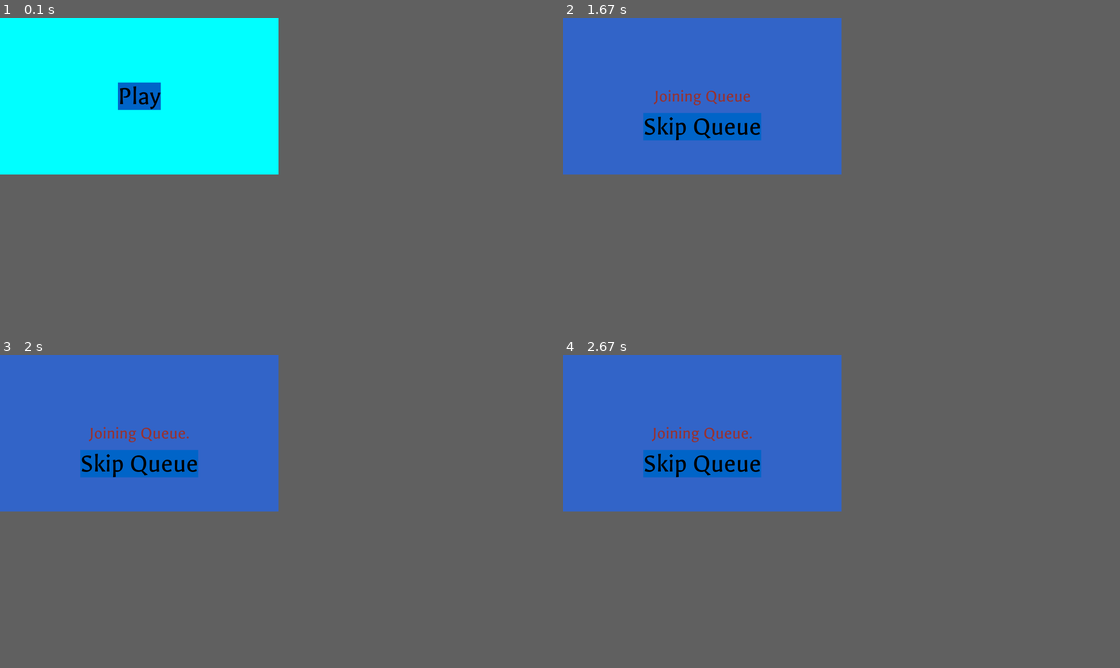
Above: before the commit, frames 1-4 (two rows, left to right).
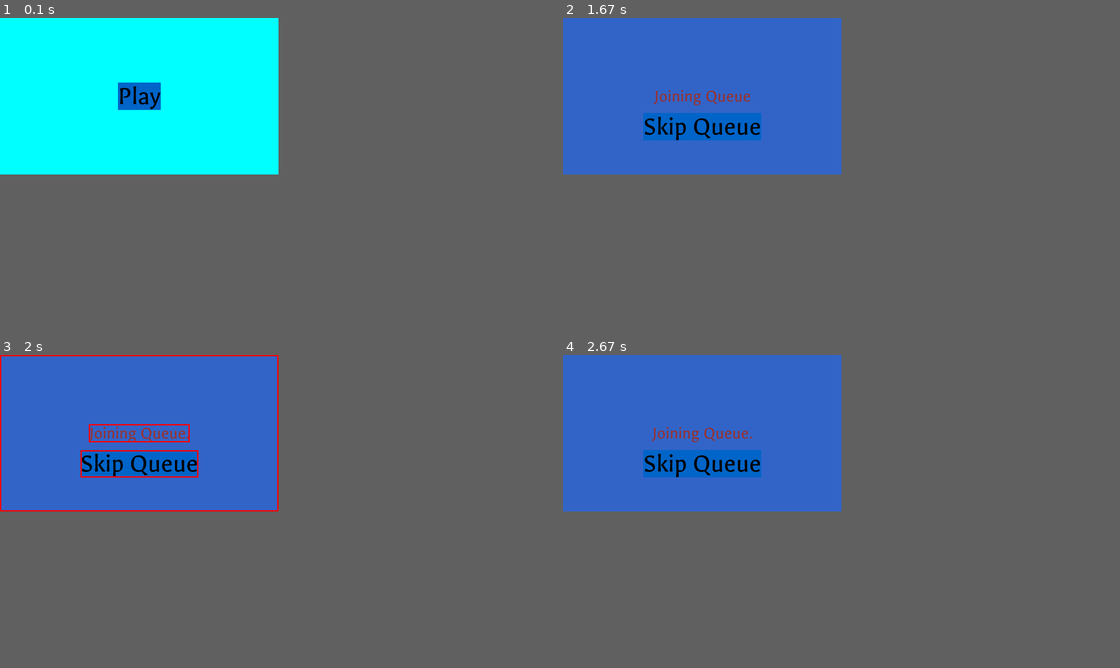
Above: after the commit, the same moments.

Repository: lightopa/Aiopa-Battles
Game: pygame game, started from run.py
Two runs of this game, one before a commit and one after it. Both use one fixed random seed, a clock stepped at 60 frames per second and the inputs below.
Inputs (mouse positions are in pixels of both pictures, inside the frame that each line leads up to):
- Up to frame 1 (0.1 s): no input
- Up to frame 2 (1.67 s): hold F11 0.33-0.8 s; move the mouse to (691, 102) at 0.37 s; press the mouse at (841, 174) at 0.87 s; move the mouse to (869, 212) at 0.97 s; release the mouse at (891, 252) at 1.1 s; hold F11 1.17-1.63 s
- Up to frame 3 (2 s): hold R from 1.67 s (still down); move the mouse to (172, 426) at 1.7 s
- Up to frame 4 (2.67 s): release R at 2.13 s; tap F11 at 2.17 s; hold F11 from 2.5 s (still down)

Frames 1-2 are identical in both runs. In frame 3, 1.0% of the frame differs, in the area x 0-50%, y 0-50%; in frame 4, nothing differs.

Commit message:
Massively improved performance.
Only portions of the display that were edited are updated. All images
are converted. The game is now profiled, and the profile output is saved
in 'logs/Calltime Dump'. A new file named 'renderer' contains the
display refresh function and the display changelist function. Average
FPS in fullscreen mode is now 60.

Diff:
--- a/gameItems.py
+++ b/gameItems.py
@@ -1,6 +1,7 @@
 import pygame as py
 import variables as v
 import random
+from renderer import *
 
 class SpriteSheet(object):
     """ Class used to grab images out of a sprite sheet. """
@@ -58,7 +59,7 @@
         self.rimage = self.image
 
     def draw(self):
-        v.screen.blit(self.rimage, self.rect)
+        change(v.screen.blit(self.rimage, self.rect))
 
     def update(self):
         if self.rect.collidepoint(v.mouse_pos):
@@ -108,10 +109,10 @@
         self.order = order
         self.size = (770, 1105)
         self.image = py.Surface(self.size)
-        icon = py.image.load("assets/images/cards/" + cardClass.name + ".png")
+        icon = py.image.load("assets/images/cards/" + cardClass.name + ".png").convert()
         #icon = py.transform.scale(icon, (97, 63))
         self.image.blit(icon, (80, 170)) #13 28
-        self.blank = py.image.load("assets/images/cards/blank_minion.png")
+        self.blank = py.image.load("assets/images/cards/blank_minion.png").convert_alpha()
         #self.blank = py.transform.smoothscale(self.blank, (self.size[0], self.size[1]))
         self.image.blit(self.blank, (0, 0))
 
@@ -159,7 +160,7 @@
         self.rect = py.Rect((0, 0), (155, 220))
         self.rect.center = (415 + self.order * 20, 630)
 
-        self.arrow = py.image.load("assets/images/arrow.png")
+        self.arrow = py.image.load("assets/images/arrow.png").convert_alpha()
         self.arrow = py.transform.scale(self.arrow, (100, 100))
 
         self.rarrow = None
@@ -168,11 +169,12 @@
 
     def draw(self):
         if self.rarrow != None:
-            v.screen.blit(self.rarrow, self.arrowRect)
-        v.screen.blit(self.rimage, self.rect)
+            change(v.screen.blit(self.rarrow, self.arrowRect))
+        change(v.screen.blit(self.rimage, self.rect))
 
 
     def update(self):
+        change(self.rect)
         if self.rect.collidepoint(v.mouse_pos):
             self.hovered = True
         else:
@@ -249,23 +251,13 @@
                 self.rarrow = None
         self.draw()
 
-class fps(py.sprite.Sprite):
-
-    def __init__(self):
-        super().__init__()
-        self.pos = (640, 20)
-        self.font = py.font.Font(None, int(30))
-    def update(self):
-        self.label = self.font.render(str(int(v.clock.get_fps())), 1, (255, 0, 0))
-        v.screen.blit(self.label, self.pos)
-
 class castle(py.sprite.Sprite):
 
     def __init__(self, friendly):
         super().__init__()
         self.friendly = friendly
         self.rect = py.Rect(0, 0, 300, 300)
-        self.image = py.image.load("assets/images/castle.png")
+        self.image = py.image.load("assets/images/castle.png").convert_alpha()
         self.image = py.transform.scale(self.image, self.rect.size)
         if self.friendly:
             self.rect.center = (180, 280)
@@ -275,7 +267,7 @@
 
 
     def draw(self):
-        v.screen.blit(self.image, self.rect)
+        change(v.screen.blit(self.image, self.rect))
 
     def update(self):
         v.screen.blit(self.image, self.rect)
--- a/guiItems.py
+++ b/guiItems.py
@@ -2,6 +2,7 @@
 import variables as v
 import menuItems
 import gameItems
+from renderer import *
 
 class blackFade(py.sprite.Sprite):
     def __init__(self, limit=255, rate=6, gradient=False):
@@ -18,17 +19,30 @@
         v.screen.blit(self.image, (0, 0))
 
     def fadeIn(self):
-        if self.alpha <= self.limit:
+        if self.alpha < self.limit:
             self.alpha += self.rate
+            change(py.Rect(0, 0, 1280, 720))
         if self.alpha > self.limit:
             self.alpha = self.limit
         self.draw()
     def fadeOut(self):
         if self.alpha > 0:
             self.alpha -= self.rate
+            change(py.Rect(0, 0, 1280, 720))
         if self.alpha < 0:
             self.alpha = 0
         self.draw()
+
+
+class fps(py.sprite.Sprite):
+    def __init__(self):
+        super().__init__()
+        self.pos = (640, 20)
+        self.font = py.font.Font(None, int(30))
+    def update(self):
+        self.label = self.font.render(str(round(v.clock.get_fps())), 1, (255, 0, 0))
+        change(v.screen.blit(self.label, self.pos))
+
 
 class coinScreen(py.sprite.Sprite):
     def __init__(self):
@@ -73,7 +87,7 @@
             self.coinIndex += 0.5 - (self.coinSlow / 60)
             self.coinWait += 1
         ci = py.transform.scale(self.coinImages[int(self.coinIndex)], (150, 150))
-        v.screen.blit(ci, (640 - ci.get_rect().width/2, 180 - ci.get_rect().height/2))
+
 
         if v.gameStarter != None and self.coinWait >= 75:
             if self.coinSlow < 25:
@@ -81,11 +95,12 @@
         if self.coinSlow >= 25 and int(self.coinIndex) == ti:
             self._joined()
 
-
+        if self.state == "in":
+            change(v.screen.blit(ci, (640 - ci.get_rect().width/2, 180 - ci.get_rect().height/2)))
         if self.joined and self.state == "in":
-            v.screen.blit(self.text, (640 - self.text.get_rect().width/2, 300 - self.text.get_rect().height/2))
+            change(v.screen.blit(self.text, (640 - self.text.get_rect().width/2, 300 - self.text.get_rect().height/2)))
             if self.miniText != None:
-                v.screen.blit(self.miniText, (640 - self.miniText.get_rect().width/2, 350 - self.miniText.get_rect().height/2))
+                change(v.screen.blit(self.miniText, (640 - self.miniText.get_rect().width/2, 350 - self.miniText.get_rect().height/2)))
 
             self.button.update()
             if self.button.pressed():
--- a/menuItems.py
+++ b/menuItems.py
@@ -1,5 +1,6 @@
 import pygame as py
 import variables as v
+from renderer import *
 
 class Button(py.sprite.Sprite):
 
@@ -21,13 +22,13 @@
         self.set_rect()
 
     def update(self):
+        self.hovered = self.rect.collidepoint(v.mouse_pos)
         if self.hovered:
             colour = self.hcolour
         else:
             colour = self.ncolour
-        py.draw.rect(v.screen, colour, self.rect)
+        change(py.draw.rect(v.screen, colour, self.rect))
         v.screen.blit(self.rend, self.rect)
-        self.hovered = self.rect.collidepoint(v.mouse_pos)
 
     def set_rect(self):
         self.rect = self.rend.get_rect()
@@ -72,4 +73,4 @@
             pos[0] -= font.size(self.text)[0] / 2
             pos[1] -= font.size(self.text)[1] / 2
             pos = tuple(pos)
-        v.screen.blit(label, pos)
+        change(v.screen.blit(label, pos))
--- /dev/null
+++ b/renderer.py
@@ -0,0 +1,52 @@
+import variables as v
+import pygame as py
+
+def change(rect):
+    v.changes.append(rect)
+
+def refresh():
+    for event in v.events:
+        if event.type == py.KEYDOWN:
+            if event.key == py.K_F11:
+                v.fullscreen = not v.fullscreen
+                if v.fullscreen:
+                    v.display = py.display.set_mode((1280, 720), py.FULLSCREEN)
+                    v.windowHeight = 720
+                    v.windowWidth = 1280
+                else:
+                    v.display = py.display.set_mode((640, 360))
+                    v.windowHeight = 360
+                    v.windowWidth = 640
+                change(py.Rect(0, 0, 1280, 720))
+
+    if (v.windowWidth, v.windowHeight) == (1280, 720):
+        v.display.blit(v.screen, (0, 0))
+    else:
+        screen_rect = py.Rect(0, 0, v.windowWidth, v.windowHeight)
+        image_rect = py.Rect(0, 0, 1280, 720)
+        fit_to_rect = image_rect.fit(screen_rect)
+        fit_to_rect.center = screen_rect.center
+        if True: #smooth scale
+            py.transform.smoothscale(v.screen, fit_to_rect.size, v.display)
+        else:
+            py.transform.scale(v.screen, fit_to_rect.size, v.display)
+
+        for c in v.changes:
+            c.x /= 2
+            c.y /= 2
+            c.width /= 2
+            c.height /= 2
+
+    if (v.windowWidth, v.windowHeight) != (1280, 720):
+        scale = ((1280, 720)[0]/fit_to_rect[2], (1280, 720)[1]/fit_to_rect[3])
+        x,y = py.mouse.get_pos()
+        v.mouse_pos = (int((x - fit_to_rect[0])*scale[0]), int((y - fit_to_rect[1])*scale[1]))
+    else:
+        v.mouse_pos = py.mouse.get_pos()
+
+    if py.key.get_pressed()[py.K_r]: # highlight updated areas
+        for c in v.changes:
+            py.draw.rect(v.display, (255, 0, 0), c, 3)
+
+    py.display.update(v.changes)
+    v.changes = []
--- a/run.py
+++ b/run.py
@@ -1,3 +1,22 @@
+import cProfile
+import pstats
+import os
+
 import states
 
-states.boot()
+#states.boot()
+
+if not os.path.exists("logs"):
+    os.makedirs("logs")
+
+cProfile.run("states.boot()", "logs/Out.txt")
+
+with open("logs/Calltime Dump.txt", "w") as fc:
+    p = pstats.Stats("logs/Out.txt", stream=fc)
+    p.strip_dirs()
+    d = p.__dict__["stats"]
+    funcstats = {}
+
+    for k, v in d.items():
+        funcstats[k] = v[2]
+    p.sort_stats("time").print_stats()
--- a/states.py
+++ b/states.py
@@ -4,6 +4,8 @@
 import network
 import gameItems
 import guiItems
+import sys
+from renderer import *
 
 def boot():
     py.init()
@@ -12,53 +14,16 @@
     v.clock = py.time.Clock()
     mainMenu()
 
-def refresh():
-    for event in v.events:
-        if event.type == py.KEYDOWN:
-            if event.key == py.K_F11:
-                v.fullscreen = not v.fullscreen
-                if v.fullscreen:
-                    v.display = py.display.set_mode((1280, 720), py.FULLSCREEN)
-                    v.windowHeight = 720
-                    v.windowWidth = 1280
-                else:
-                    v.display = py.display.set_mode((640, 360))
-                    v.windowHeight = 360
-                    v.windowWidth = 640
-
-
-    screen_rect = py.Rect(0, 0, v.windowWidth, v.windowHeight)
-    image_rect = py.Rect(0, 0, 1280, 720)
-
-    if (v.windowWidth, v.windowHeight) == (1280, 720):
-        v.display.blit(v.screen, (0, 0))
-        fit_to_rect = image_rect
-    else:
-        fit_to_rect = image_rect.fit(screen_rect)
-        fit_to_rect.center = screen_rect.center
-        if True: #smooth scale
-            scaled = py.transform.smoothscale(v.screen, fit_to_rect.size)
-        else:
-            scaled = py.transform.scale(v.screen, fit_to_rect.size)
-        v.display.blit(scaled, fit_to_rect)
-
-    if (v.windowWidth, v.windowHeight) != (1280, 720):
-        scale = ((1280, 720)[0]/fit_to_rect[2], (1280, 720)[1]/fit_to_rect[3])
-        x,y = py.mouse.get_pos()
-        v.mouse_pos = (int((x - fit_to_rect[0])*scale[0]), int((y - fit_to_rect[1])*scale[1]))
-    else:
-        v.mouse_pos = py.mouse.get_pos()
-
-    py.display.flip()
-
 def mainMenu():
     buttons = py.sprite.Group()
     buttons.add(menuItems.Button("Play", (640, 360), 120, (0, 100, 200), (0, 50, 255), "assets/fonts/Galdeano.ttf", "play", centred=True))
+
     while True:
         py.event.pump()
         v.events = []
         v.events = py.event.get()
         v.clock.tick(30)
+        change(py.Rect(0, 0, 1280, 720))
 
         v.screen.fill((0, 255, 255))
 
@@ -88,6 +53,7 @@
         v.events = []
         v.events = py.event.get()
         v.clock.tick(30)
+        change(py.Rect(0, 0, 1280, 720))
 
         v.screen.fill((50, 100, 200))
         for event in v.events:
@@ -111,7 +77,7 @@
     network.getCards()
     network.gameJoin()
     #network.gameLoop()
-    background = py.image.load("assets/images/paper.png")
+    background = py.image.load("assets/images/paper.png").convert()
     background = py.transform.scale(background, (1280, 720))
     v.tiles = py.sprite.Group()
     for y in range(0, 3):
@@ -121,7 +87,7 @@
     v.gameCards = py.sprite.Group()
     v.gameCards.add(gameItems.gameCard(v.cards[list(v.cards)[0]], 0))
 
-    fps = gameItems.fps()
+    fps = guiItems.fps()
 
     castles = py.sprite.Group()
     castles.add(gameItems.castle(True))
@@ -136,9 +102,13 @@
         py.event.pump()
         v.events = []
         v.events = py.event.get()
-        v.clock.tick(30)
+        v.clock.tick(60)
         v.hoverTile = None
         v.screen.blit(background, (0, 0))
+
+        for event in v.events:
+            if event.type == py.QUIT:
+                sys.exit()
 
         if not v.pause:
             v.tiles.update()
--- a/variables.py
+++ b/variables.py
@@ -9,6 +9,7 @@
 fullscreen = False
 pause = False
 pauseType = None
+changes = []
 
 cards = {}
 tiles = None
Not shown, changed: .gitignore
